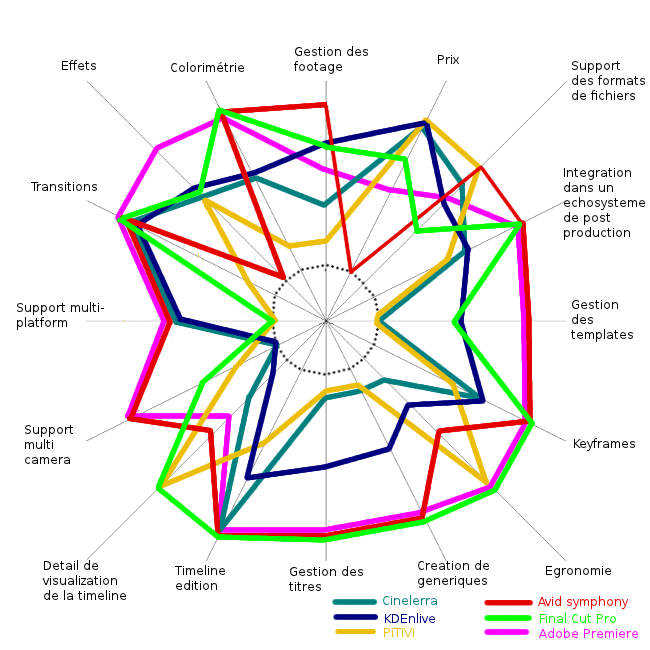
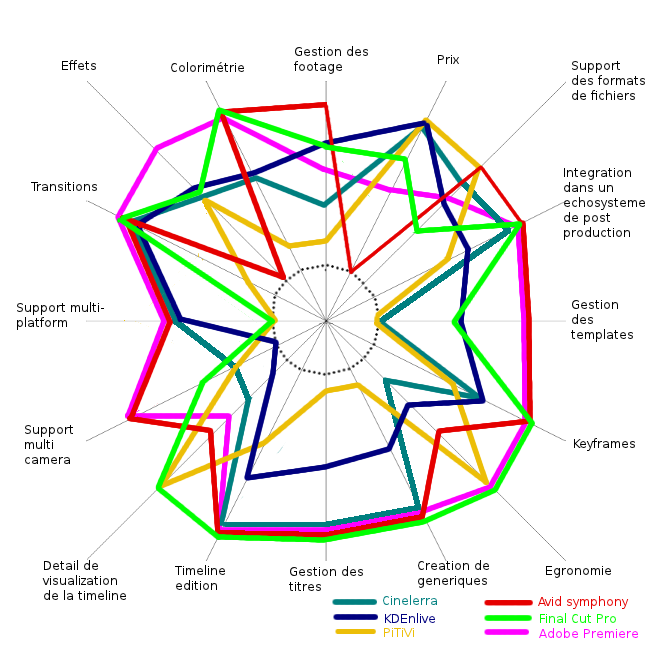
Two versions of the same layered image (w=650, h=650). Layer-by-layer changes:
painted on "Avid symphony" over [220, 514, 421, 534]
painted on "Cinelerra" over [172, 181, 511, 532]
